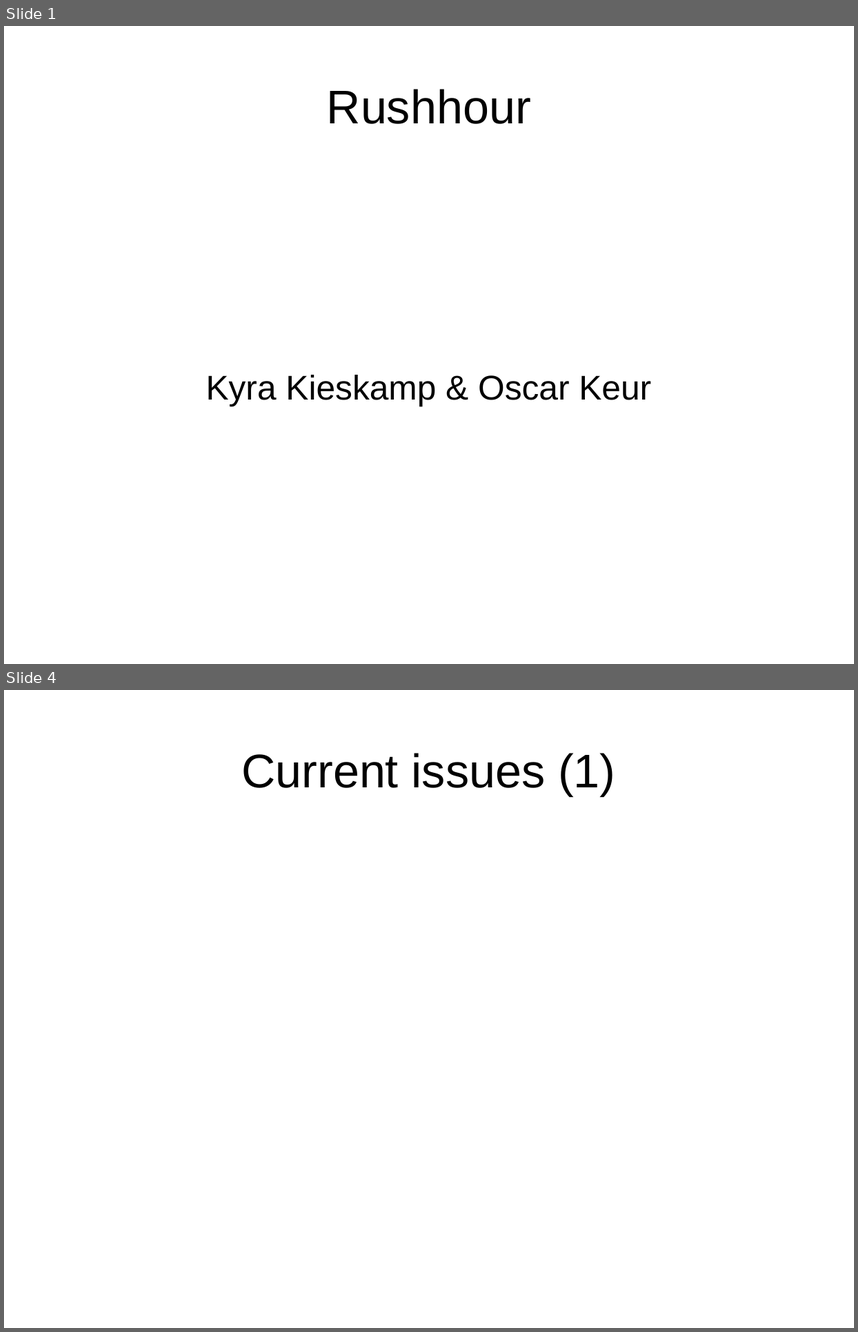
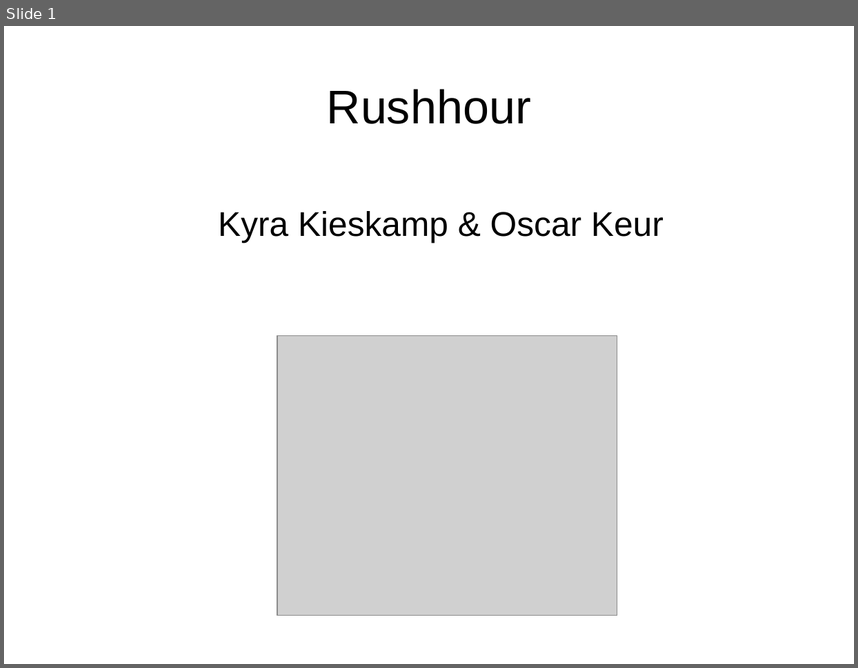
Before and after one commit to oekeur/MinProg_Heuristieken, a slide deck: Presentation rushhour week 4.odp. Shown one above the other, each under a label of ours: slides 1 and 4 before the commit, slide 1 after it; the slides between them are not shown. The pictures are 858x1332 and 858x668 pixels, drawn with LibreOffice and Linux fonts; fonts in the diff are those of the drawing; grey boxes stand for pictures. Boxes give left, top, right and bottom in pixels: in the first picture for what was removed or moved away, otherwise in the second. Text is boxed around its words. In the diff, an @@ line names an element or a change of style, - is before the commit and + after.

```diff
--- a/Presentation rushhour week 4.odp
+++ b/Presentation rushhour week 4.odp
@@ slide 4 removed at bbox=[4, 690, 854, 1328], background #FFFFFF @@
@@ title removed at bbox=[241, 753, 615, 796] @@
-Current issues (1)
@@ slide 1 changed as well @@
@@ subtitle "Kyra Kieskamp & Oscar Keur": place and size @@
-subtitle "Kyra Kieskamp & Oscar Keur" at bbox=[206, 374, 651, 405]
+subtitle "Kyra Kieskamp & Oscar Keur" at bbox=[218, 211, 664, 243]
@@ picture added at bbox=[277, 336, 617, 615] @@
```
Also in this commit, not shown: 7 slides added, 4 other slides removed.
